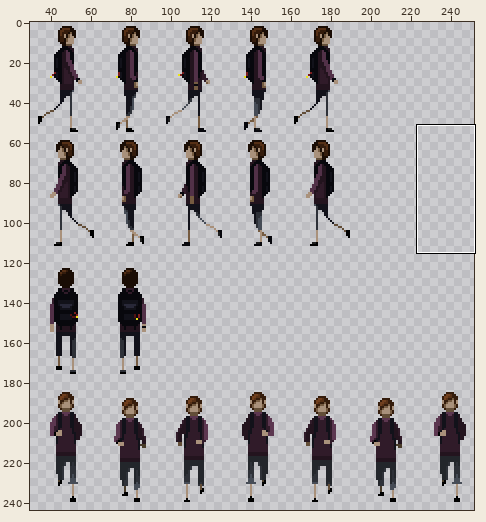
One commit to this pixel-art file: src/LostAndFound.Core/Assets/Images/Player/PlayerAnimations.aseprite. The picture above shows the old version from afar; the outline marks the close-up.
Close-up. Old version:
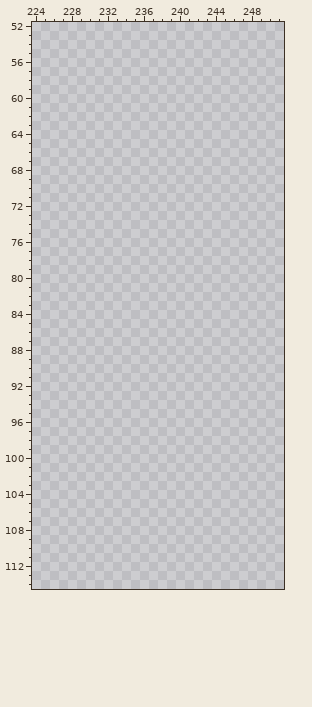
300x300 pixels, 1 frame. Colours within 5 levels of each other are drawn and written as one. Shown: x 224..251, y 52..114. The wide view leaves out empty margins.
The result:
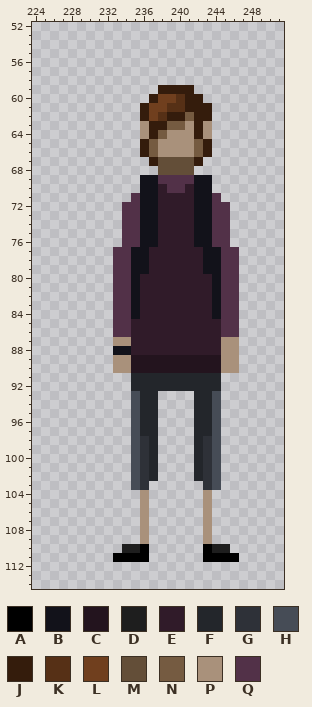
Palette (. is transparent): A #000000  B #12121a  C #23141e  D #1e1e1e  E #301b29  F #23262b  G #2e3138  H #464c56  J #341c0c  K #563016  L #703f1e  M #634e38  N #755b41  P #a9917b  Q #523148
Message: add idle animation to player
From old to new:
y 59: x 238..241 .... -> JJJJ
y 60: x 237..242 ...... -> JLLKJJ
y 61: x 236..243 ........ -> JLLKKJJJ
y 62: x 236..243 ........ -> JLKJJNJJ
y 63: x 236..243 ........ -> PJJNNPJP
y 64: x 236..243 ........ -> PJNPPPJP
y 65..66: x 236..243 ........ -> JNPPPPNJ
y 67: x 237..242 ...... -> JMMMMJ
y 68: x 238..241 .... -> MMMM
y 69: x 236..243 ........ -> BBQQQQBB
y 70: x 236..243 ........ -> BBEQQEBB
y 71: x 235..244 .......... -> QBBEEEEBBQ
y 72..76: x 234..245 ............ -> QQBBEEEEBBQQ
y 77..79: x 233..246 .............. -> QQBBEEEEEEBBQQ
y 80..84: x 233..246 .............. -> QQBEEEEEEEEBQQ
y 85..86: x 233..246 .............. -> QQEEEEEEEEEEQQ
y 87: x 233..246 .............. -> PPEEEEEEEEEEPP
y 88: x 233..246 .............. -> BBEEEEEEEEEEPP
y 89..90: x 233..246 .............. -> PPCCCCCCCCCCPP
y 91..92: x 235..244 .......... -> FFFFFFFFFF
y 93..97: x 235..237 ... -> HFF; x 242..244 ... -> FFH
y 98..102: x 235..237 ... -> HGF; x 242..244 ... -> FGH
y 103: x 235..236 .. -> HG; x 243..244 .. -> GH
y 104..109: x 236 . -> P; x 243 . -> P
y 110: x 234..236 ... -> DDA; x 243..245 ... -> ADD
y 111: x 233..236 .... -> AAAA; x 243..246 .... -> AAAA
Changed places in both close-ups, as pixel boxes (x1, y1, x2, y2):
added: (113, 85, 239, 562)
